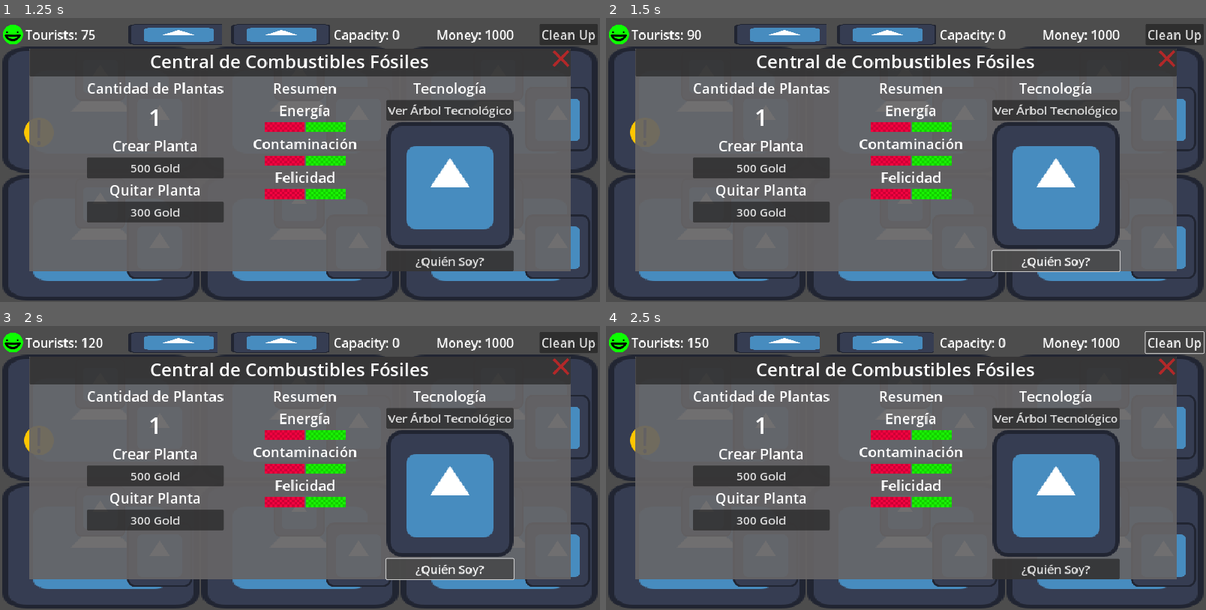
Above: before the commit, frames 1-4 (two rows, left to right).
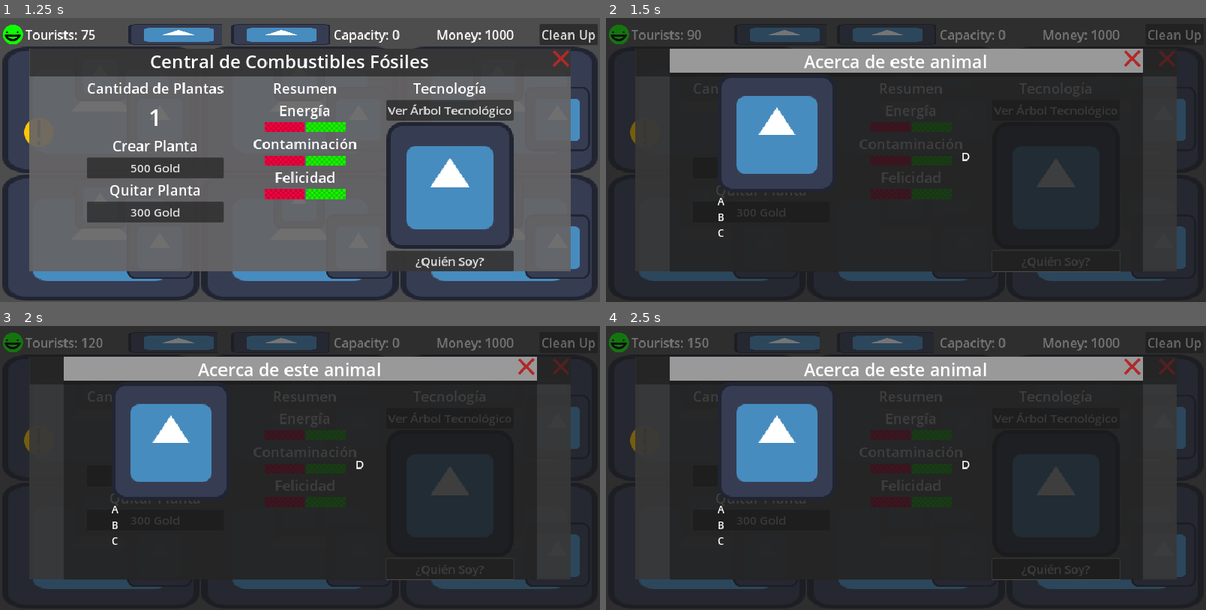
Above: after the commit, the same moments.

Repository: daniel-macias/energy-game
Game: Godot game, scene res://scenes/game.tscn
Same seed, same stepped clock (60 frames per second), same inputs: the game is played once before the commit and once after it. The engine's default icon, where the game draws it, is replaced by a stand-in: a white triangle on a blue panel in a dark square.
Inputs (mouse positions are in pixels of both pictures, inside the frame that each line leads up to):
- Up to frame 1 (1.25 s): click (102, 74) at 0.52 s
- Up to frame 2 (1.5 s): click "¿Quién Soy?" at 1.25 s
- Up to frame 3 (2 s): no input
- Up to frame 4 (2.5 s): click "Clean Up" at 2 s

Frame 1 is identical in both runs. In frame 2, 92% of the frame differs, in the area x 0-100%, y 0-100%; in frame 3, 92%; in frame 4, 92%.

Commit message:
connected new panel and buttons, seems to work well

Diff:
--- a/scenes/game.tscn
+++ b/scenes/game.tscn
@@ -2188,6 +2188,7 @@
 
 [node name="PanelCover" type="Panel" parent="."]
 visible = false
+z_index = 20
 layout_mode = 1
 anchors_preset = -1
 anchor_left = -0.0299342
@@ -2202,6 +2203,7 @@
 
 [node name="AnimalInfo" type="PanelContainer" parent="."]
 visible = false
+z_index = 25
 layout_mode = 1
 anchors_preset = 8
 anchor_left = 0.5
@@ -2288,6 +2290,7 @@
 
 [node name="InfoAboutTech" type="PanelContainer" parent="."]
 visible = false
+z_index = 25
 layout_mode = 1
 anchors_preset = 8
 anchor_left = 0.5
@@ -2323,7 +2326,7 @@
 [node name="Title" type="Label" parent="InfoAboutTech/VBoxContainer/Panel/TopBar"]
 layout_mode = 2
 size_flags_horizontal = 3
-theme_override_font_sizes/font_size = 44
+theme_override_font_sizes/font_size = 36
 text = "¿Qué es esto?"
 horizontal_alignment = 1
 
--- a/scripts/GameManager.gd
+++ b/scripts/GameManager.gd
@@ -156,6 +156,12 @@
 
 	create_plant_button.pressed.connect(_on_CreatePlantButton_pressed)
 	remove_plant_button.pressed.connect(_on_RemovePlantButton_pressed)
+
+	open_animal_info_button.pressed.connect(on_open_animal_window_pressed)
+	exit_animal.pressed.connect(close_animal_window)
+
+	open_dec_button.pressed.connect(on_open_skill_window_pressed)
+	tech_exit.pressed.connect(close_skill_window)
 
 	# Initialize rooms (assumed setup for room nodes)
 	rooms = [
@@ -234,6 +240,18 @@
 	create_plant_button.text = str(plant_cost) + " Gold"
 	remove_plant_button.text = str(remove_plant_refund) + " Gold"
 
+func update_animal_info(name, species, scientific, info):
+	animal_info.text = info
+	animal_name.text = name
+	animal_species.text = species
+	animal_scientific.text = scientific
+	#TODO: photo
+
+func update_skill_info(name,info):
+	tech_title.text = name
+	tech_info.text = info
+
+
 func get_selected_room():
 	# Logic to get the currently selected room based on the UI, e.g., a variable tracking the active room
 	# Placeholder: returns the first room for example purposes
@@ -518,6 +536,23 @@
 	if selected_skill_node:
 		selected_skill_node.activate_skill()  # Activate the selected skill
 		save_game()
+
+
+func on_open_animal_window_pressed():
+	panel_cover.visible = true
+	animal_container.visible = true
+
+func close_animal_window():
+	panel_cover.visible = false
+	animal_container.visible = false
+
+func on_open_skill_window_pressed():
+	panel_cover.visible = true
+	tech_container.visible = true
+
+func close_skill_window():
+	panel_cover.visible = false
+	tech_container.visible = false
 
 func apply_skill_effect(effect_type: String, effect_value: float, roomId: int, level: int):
 	print("Applying: ", effect_type , "value: " , effect_value)
--- a/scripts/Room.gd
+++ b/scripts/Room.gd
@@ -57,6 +57,7 @@
 	print("Plant amount: ", plant_amount)
 	GameManager.show_energy_panel(energy_type)
 	GameManager.update_panel(plant_amount, plant_cost, remove_plant_refund, id)
+	GameManager.update_animal_info(animal_name,animal_species,animal_scientific,animal_info)
 
 # Function to handle the Notification button press
 func _on_Notification_pressed():
--- a/scripts/skill_button.gd
+++ b/scripts/skill_button.gd
@@ -63,6 +63,8 @@
 func _on_pressed():
 	_update_lines()
 	GameManager.update_skill_panel(title, description, price, effects if effects else [], self)
+	GameManager.update_skill_info(title,description)
+	GameManager.open_dec_button.disabled = false
 
 func deselect():
 	# When this skill is deselected, hide the selection rectangle
